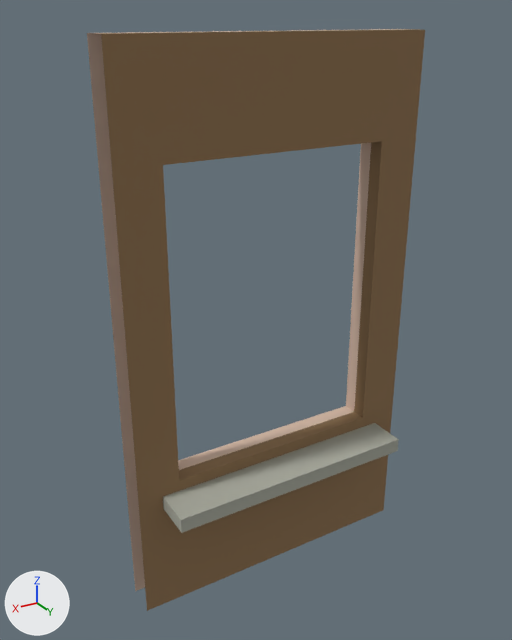
An edit to the FBX model Assets/3DAssets/HouseModKit/WallWindowx2.fbx, drawn before and after from the same camera.
Before and after are seen from a 50 mm lens placed at (-0.8, 2.39, 3.58), pointed at (-2.88, -1.09, 1.84). The axes (+X, +Y, +Z) are drawn at lower left. The lights are the same throughout.

In view in the first picture: 'WallSegmentWindow'.
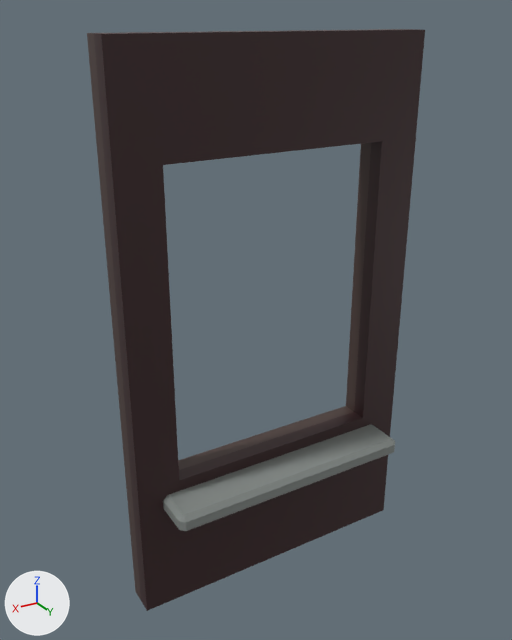
Location of each change, (x1, y1, x2, y2) in pixels of the pictures (512 x 640 px):
part 1 of me_plane_002, built on
    before: (101, 31, 425, 611)
    after: (87, 31, 425, 611)
part 2 of me_plane_002, recoloured (brown to black)
    both: (95, 29, 425, 601)
part 3 of me_plane_002, recoloured
    before: (87, 29, 402, 591)
    after: (126, 29, 402, 470)

The edits, one by one:
Picture 'PolygonTown_Texture_01_A.png' (img_polygontown_texture_01_a_png) is new.
Material 'PolyTownTexture' (mat_polytowntexture) is new.
Its texture is img_polygontown_texture_01_a_png.
me_plane_002 is used by ob_wallsegmentwindow; location (-3.007, -1.001, 0.0).
me_plane_002 had 36 vertices, 24 faces and spanned x -0.99..1.01, y -0.2..0.26, z 0.0..3.5.
me_plane_002 no longer uses material mat_insidematbright (grey #a7a89c).
me_plane_002 now has 42 vertices, 35 faces and spans x -0.99..1.01, y -0.2..0.26, z 0.0..3.5.
Part 1, on me_plane_002:
6 vertices are removed from x -0.99..1.01, y 0.0, z 0.75..0.85.
10 faces are deleted.
4 vertices move from x -0.83..0.85, y 0.26, z 0.75..0.85 to x -0.83..0.85, y 0.23..0.26, z 0.75.
6 vertices are added at (1.01, -0.1, 0.0), (-0.99, -0.1, 0.0), (-0.8, 0.0, 0.85), (0.82, 0.0, 0.85), (-0.8, 0.23, 0.85), (0.82, 0.23, 0.85).
6 new vertices lie (0.0, 0.0, 0.07) away from vertices in x -0.83..0.85, y 0.0..0.26, z 0.75..0.85.
21 new faces join them.
me_plane_002 part 2: 7 faces spanning x -0.99..1.01, y -0.1..0.0, z 0.0..3.5 switch from mat_wallmatinside (brown #8c6f4d) to mat_polytowntexture (picture img_polygontown_texture_01_a_png).
me_plane_002 part 3: 7 faces spanning x -0.99..1.01, y -0.2..-0.1, z 0.0..3.5 switch from mat_wallmatoutisde (beige #d1b6a4) to mat_polytowntexture (picture img_polygontown_texture_01_a_png).
